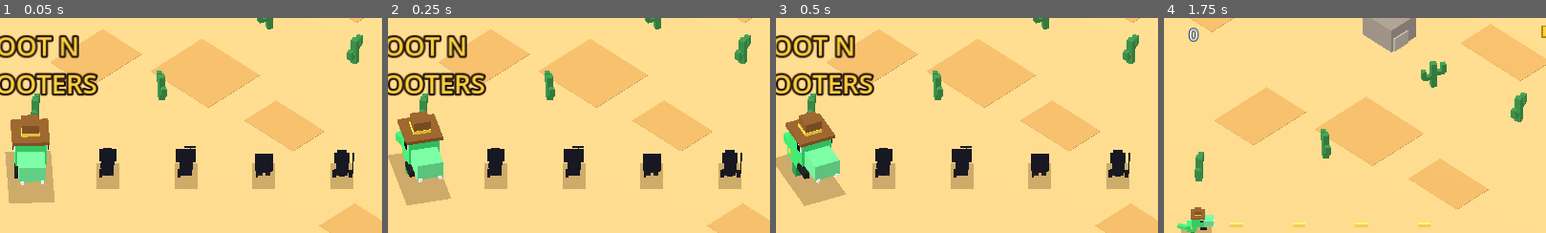
Above: before the commit, frames 1-4 (left to right).
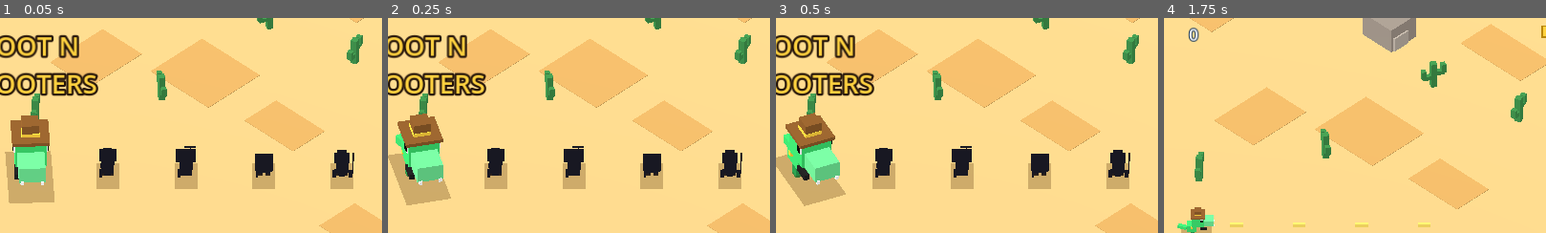
Above: after the commit, the same moments.

Repository: Gartland/rootnshooters
Game: Godot game, scene res://main.tscn
Same seed, same stepped clock (60 frames per second), same inputs: the game is played once before the commit and once after it.
Inputs (mouse positions are % of the whole screen's width and height, from its top left):
- Up to frame 1 (0.05 s): no input
- Up to frame 2 (0.25 s): no input
- Up to frame 3 (0.5 s): no input
- Up to frame 4 (1.75 s): click "PLAY" at 0.5 s; tap Enter at 1.25, 1.35 s; move the mouse to (72, 45) at 1.27 s; hold Right from 1.28 s (still down); click (72, 45) at 1.42 s; tap Space at 1.52 s
The pictures show only the part of the screen within x 46-96%, y 0-50%; the shares and areas given below are measured in that part.

The runs differ from the first frame. In frame 1, 0.2% of the frame differs, in the area x 3-13%, y 44-78%; in frame 2, 1.0%, in the area x 2-15%, y 43-78%; in frame 3, 0.7%; in frame 4, nothing differs.

Commit message:
small fixes

Diff:
--- a/main.gd
+++ b/main.gd
@@ -10,10 +10,10 @@
 const MAXHP = 3
 # Bounce height (world units) of the hop animation. Models are authored at unit size and the root is scaled,
 # so the code divides by the model's scale ("bs") to keep these values in world units.
-const BOUNCE_PLAYER = 3.0   # in-game player hop (scaled by movement speed)
-const BOUNCE_ENEMY = 2.5    # enemy / boss hop
-const BOUNCE_MENU = 3.0     # character carousel + shop reveal (also multiplied by the display zoom)
 const WL = ["dbl", "tri", "wide", "quad", "mega", "mdbl", "cross", "homing", "badger", "tow", "sky", "cannon", "zap", "cruze", "wand", "shield"]
+const BOUNCE_PLAYER = 1.0   # in-game player hop (scaled by movement speed). HTML original: 3.0
+const BOUNCE_ENEMY = 0.8    # enemy / boss hop. HTML original: 2.5
+const BOUNCE_MENU = 1.0     # character carousel + shop reveal (also multiplied by the display zoom). HTML original: 3.0
 const RB = ["#ff3b3b", "#ff9f1c", "#ffe14d", "#3ddc6e", "#2e86de", "#5b4bff", "#b05ce6"]
 const COLS = ["#ff5a5f", "#ffd23f", "#3ddc6e", "#2e86de", "#b05ce6", "#ff9f1c"]
 const BN = ["Big Bill Bison", "Vulture Vern", "Coyote Kid", "Rattler King", "Scorpion Mcgee", "Big Bear Bandit"]
@@ -78,6 +78,7 @@
 var mdown = false
 var um = false
 var tm = false
+var is_mobile = OS.has_feature("mobile") or OS.has_feature("web_android") or OS.has_feature("web_ios")
 var T = {}
 var swipe_x = null
 # ui
@@ -601,9 +602,9 @@
 			if e.physical_keycode == KEY_RIGHT or e.physical_keycode == KEY_D: pick(1)
 		if (e.physical_keycode == KEY_ENTER or e.physical_keycode == KEY_SPACE) and S != "play" and not pmOpen:
 			start()
-	elif e is InputEventMouseMotion and e.device != InputEvent.DEVICE_ID_EMULATION:
+	elif e is InputEventMouseMotion :
 		um = true
-	elif e is InputEventMouseButton and e.device != InputEvent.DEVICE_ID_EMULATION:
+	elif e is InputEventMouseButton :
 		if e.button_index == MOUSE_BUTTON_LEFT:
 			mdown = e.pressed
 			um = true
@@ -1349,7 +1350,7 @@
 		var q = to_w(rx, ry)
 		P.ang = atan2(q.y, q.x)
 		fire = true
-	elif um:
+	elif um and not tm and not is_mobile:
 		var h = mouse_world()
 		if h != null:
 			P.ang = atan2(h.z - P.y, h.x - P.x)
